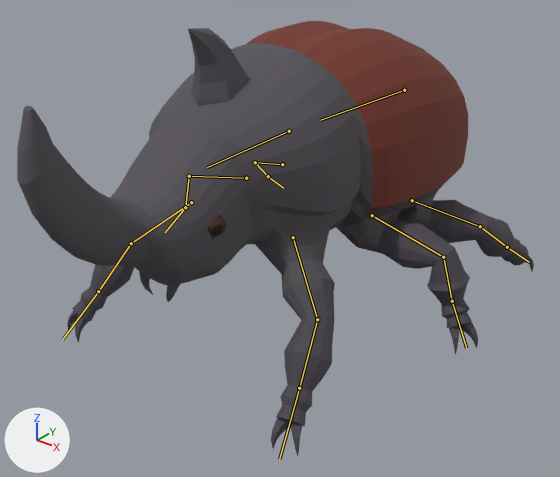
Before and after pictures for a commit that changed the glTF model creatures/experiments/boxmodel/abc/t7x/zoo/beetle/stage4/beetle.glb.
Rendered twice from a 50 mm camera at (0.814, -1.023, 0.739) aimed at (0.038, -0.053, 0.138). Arrows for +X, +Y and +Z are at lower left; the lights stay in place. The picture after the commit comes second. Both versions are drawn at frame 15 of the action 'attack'; the numbers are the values there. The bones that change, and the others that lie on the model, are drawn over the model as lines.

Names of what the first picture shows: 'body', 'piece_claws', 'piece_horn_thorax' and 2 more.
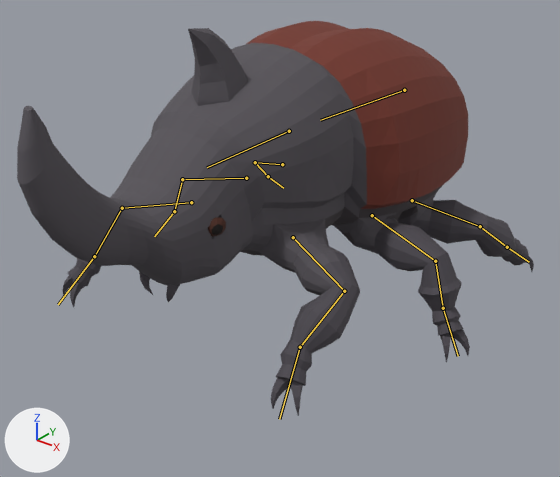
What differs and where, as boxes [x1, y1, x2, y2] in the pictures (560 x 477 px):
'body', posed (10% shorter): before [17, 21, 529, 426]; after [17, 21, 529, 386]
'piece_claws', posed (20% shorter): before [67, 257, 534, 456]; after [62, 257, 534, 416]
bone 'femur1.L', root to tip: before (293, 237) to (317, 319); after (293, 237) to (344, 291)
bone 'tibia1.L', root to tip: before (317, 319) to (299, 388); after (344, 291) to (300, 347)
bone 'tarsus1.L', root to tip: before (299, 388) to (279, 459); after (300, 347) to (279, 419)
bone 'femur1.R', root to tip: before (191, 202) to (131, 243); after (191, 202) to (122, 208)
bone 'tibia1.R', root to tip: before (131, 243) to (98, 291); after (122, 208) to (94, 256)
bone 'tarsus1.R', root to tip: before (98, 291) to (63, 339); after (94, 256) to (58, 304)
bone 'femur2.L', root to tip: before (372, 215) to (443, 257); after (372, 215) to (435, 261)
bone 'tibia2.L', root to tip: before (443, 257) to (452, 301); after (435, 261) to (443, 308)
bone 'tarsus2.L', root to tip: before (452, 301) to (466, 348); after (443, 308) to (458, 356)
bone 'femur2.R', root to tip: before (246, 178) to (189, 176); after (246, 178) to (182, 179)
bone 'tibia2.R', root to tip: before (189, 176) to (185, 207); after (182, 179) to (174, 211)
bone 'tarsus2.R', root to tip: before (185, 207) to (165, 232); after (174, 211) to (154, 236)

What changed in the scene script:
```text
Change bone_femur1_l:
    where bone_femur1_l = bpy.data.objects['rig'].pose.bones['femur1.L']  # child of 'thorax'
    bone_femur1_l.rotation_quaternion: (1.0, 0.0, 0.0, 0.0) -> (0.972, -0.06, 0.0, 0.227)  # degrees (0, 0, 0) -> degrees (-7, 2, 26)
Change bone_tibia1_l:
    where bone_tibia1_l = bpy.data.objects['rig'].pose.bones['tibia1.L']  # child of 'femur1.L'
    bone_tibia1_l.rotation_quaternion: (1.0, 0.0, 0.0, 0.0) -> (0.928, 0.032, 0.0, -0.372)  # degrees (0, 0, 0) -> degrees (3, 1, -44)
Change bone_tarsus1_l:
    where bone_tarsus1_l = bpy.data.objects['rig'].pose.bones['tarsus1.L']  # child of 'tibia1.L'
    bone_tarsus1_l.rotation_quaternion: (1.0, 0.0, 0.0, 0.0) -> (0.975, -0.101, -0.087, 0.179)  # degrees (0, 0, 0) -> degrees (-13, -8, 22)
Change bone_femur1_r:
    where bone_femur1_r = bpy.data.objects['rig'].pose.bones['femur1.R']  # child of 'thorax'
    bone_femur1_r.rotation_quaternion: (1.0, 0.0, 0.0, 0.0) -> (0.972, -0.06, 0.0, -0.227)  # degrees (0, 0, 0) -> degrees (-7, -2, -26)
Change bone_tibia1_r:
    where bone_tibia1_r = bpy.data.objects['rig'].pose.bones['tibia1.R']  # child of 'femur1.R'
    bone_tibia1_r.rotation_quaternion: (1.0, 0.0, 0.0, 0.0) -> (0.928, 0.032, 0.0, 0.372)  # degrees (0, 0, 0) -> degrees (3, -1, 44)
Change bone_tarsus1_r:
    where bone_tarsus1_r = bpy.data.objects['rig'].pose.bones['tarsus1.R']  # child of 'tibia1.R'
    bone_tarsus1_r.rotation_quaternion: (1.0, 0.0, 0.0, 0.0) -> (0.975, -0.101, 0.087, -0.179)  # degrees (0, 0, 0) -> degrees (-13, 8, -22)
Change bone_femur2_l:
    where bone_femur2_l = bpy.data.objects['rig'].pose.bones['femur2.L']  # child of 'thorax'
    bone_femur2_l.rotation_quaternion: (1.0, 0.0, 0.0, 0.0) -> (0.997, 0.073, 0.0, 0.008)  # degrees (0, 0, 0) -> degrees (8, 0, 1)
Change bone_tibia2_l:
    where bone_tibia2_l = bpy.data.objects['rig'].pose.bones['tibia2.L']  # child of 'femur2.L'
    bone_tibia2_l.rotation_quaternion: (1.0, 0.0, 0.0, 0.0) -> (0.999, 0.025, 0.0, 0.025)  # degrees (0, 0, 0) -> degrees (3, 0, 3)
Change bone_tarsus2_l:
    where bone_tarsus2_l = bpy.data.objects['rig'].pose.bones['tarsus2.L']  # child of 'tibia2.L'
    bone_tarsus2_l.rotation_quaternion: (1.0, 0.0, 0.0, 0.0) -> (0.996, -0.078, -0.046, -0.015)  # degrees (0, 0, 0) -> degrees (-9, -5, -1)
Change bone_femur2_r:
    where bone_femur2_r = bpy.data.objects['rig'].pose.bones['femur2.R']  # child of 'thorax'
    bone_femur2_r.rotation_quaternion: (1.0, 0.0, 0.0, 0.0) -> (0.997, 0.073, 0.0, -0.008)  # degrees (0, 0, 0) -> degrees (8, 0, -1)
Change bone_tibia2_r:
    where bone_tibia2_r = bpy.data.objects['rig'].pose.bones['tibia2.R']  # child of 'femur2.R'
    bone_tibia2_r.rotation_quaternion: (1.0, 0.0, 0.0, 0.0) -> (0.999, 0.025, 0.0, -0.025)  # degrees (0, 0, 0) -> degrees (3, 0, -3)
Change bone_tarsus2_r:
    where bone_tarsus2_r = bpy.data.objects['rig'].pose.bones['tarsus2.R']  # child of 'tibia2.R'
    bone_tarsus2_r.rotation_quaternion: (1.0, 0.0, 0.0, 0.0) -> (0.996, -0.078, 0.046, 0.015)  # degrees (0, 0, 0) -> degrees (-9, 5, 1)
```
